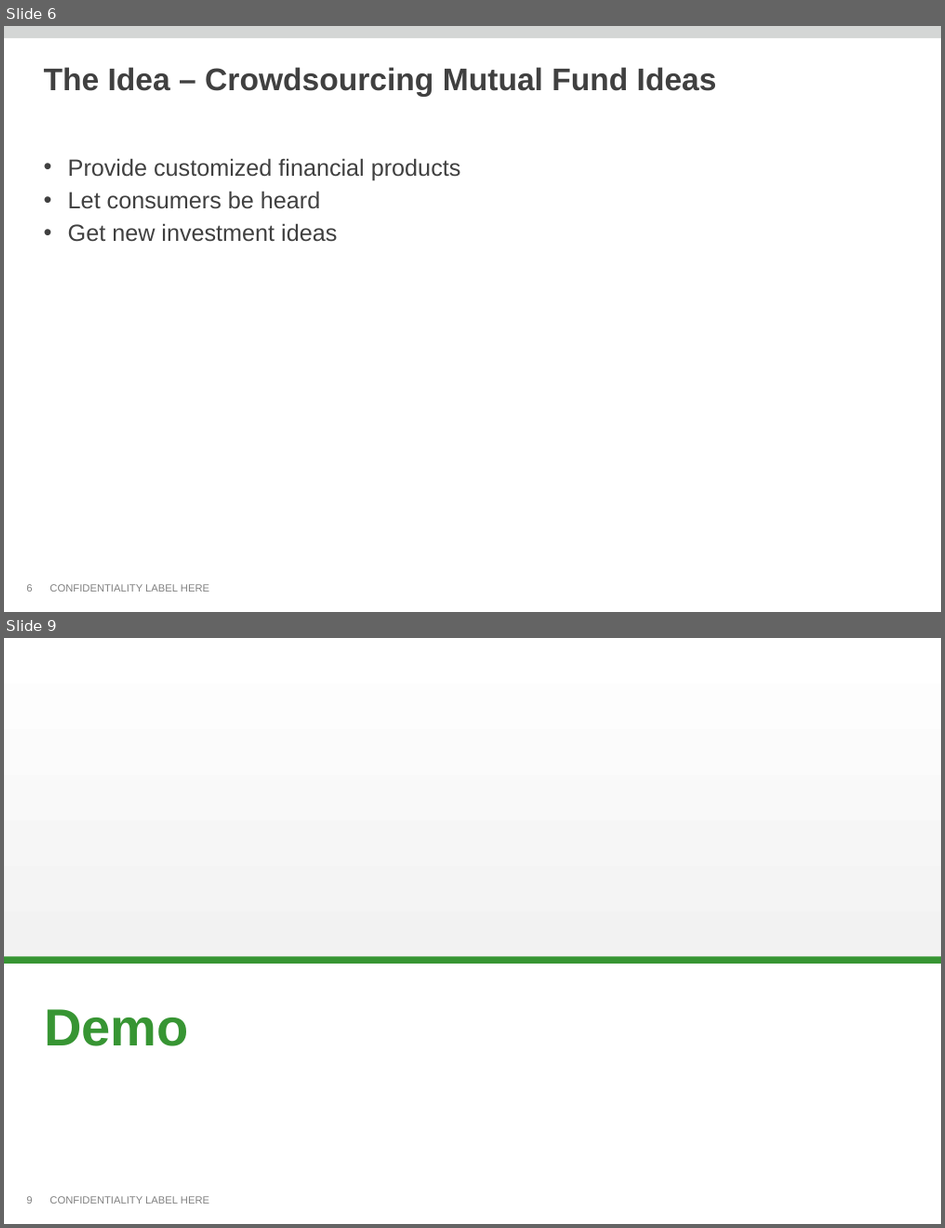
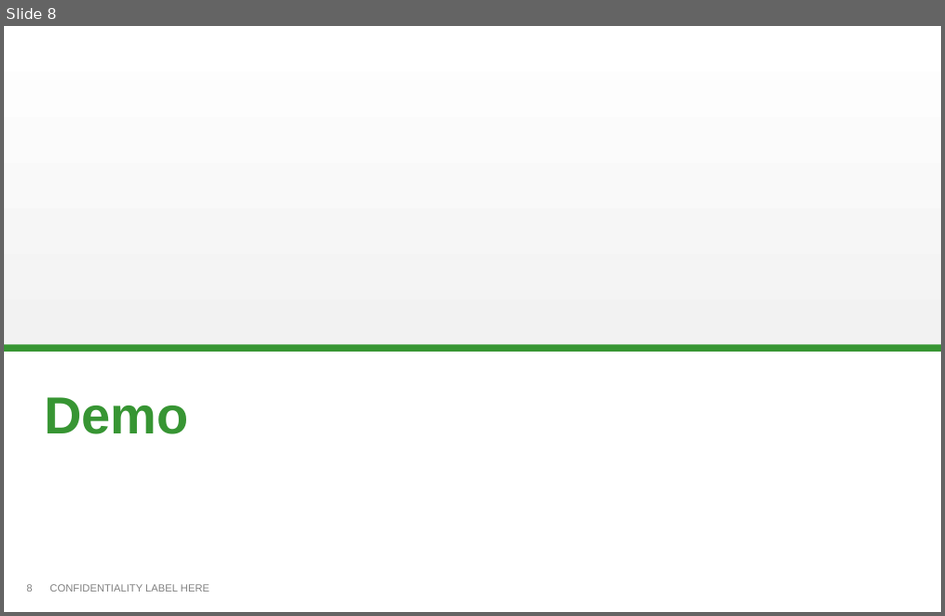
Before and after one commit to thomas-pontikes/greenhouse, a slide deck: CMF.pptx. Shown one above the other, each under a label of ours: slides 6 and 9 before the commit, slide 8 after it; the slides between them are not shown. The pictures are 945x1228 and 945x616 pixels, drawn with LibreOffice and Linux fonts; fonts in the diff are those of the drawing; background and template pictures are left out. Boxes give left, top, right and bottom in pixels: in the first picture for what was removed or moved away, otherwise in the second. Text is boxed around its words. In the diff, an @@ line names an element or a change of style, - is before the commit and + after.

```diff
--- a/CMF.pptx
+++ b/CMF.pptx
@@ slide 6 removed at [4, 26, 941, 612], background #FFFFFF; not listed: 1 template element that a slide beside it also shows @@
@@ rectangle removed at [4, 26, 941, 38] @@
@@ title removed at [44, 67, 717, 97] @@
-The Idea – Crowdsourcing Mutual Fund Ideas
@@ text removed at [68, 158, 462, 242] @@
-• Provide customized financial products
-• Let consumers be heard
-• Get new investment ideas
@@ page number removed at [26, 584, 32, 591] @@
-6
@@ what was slide 9 is now slide 8 @@
```
Also in this commit, not shown: 5 slides changed, 5 slides added, 21 other slides removed.
